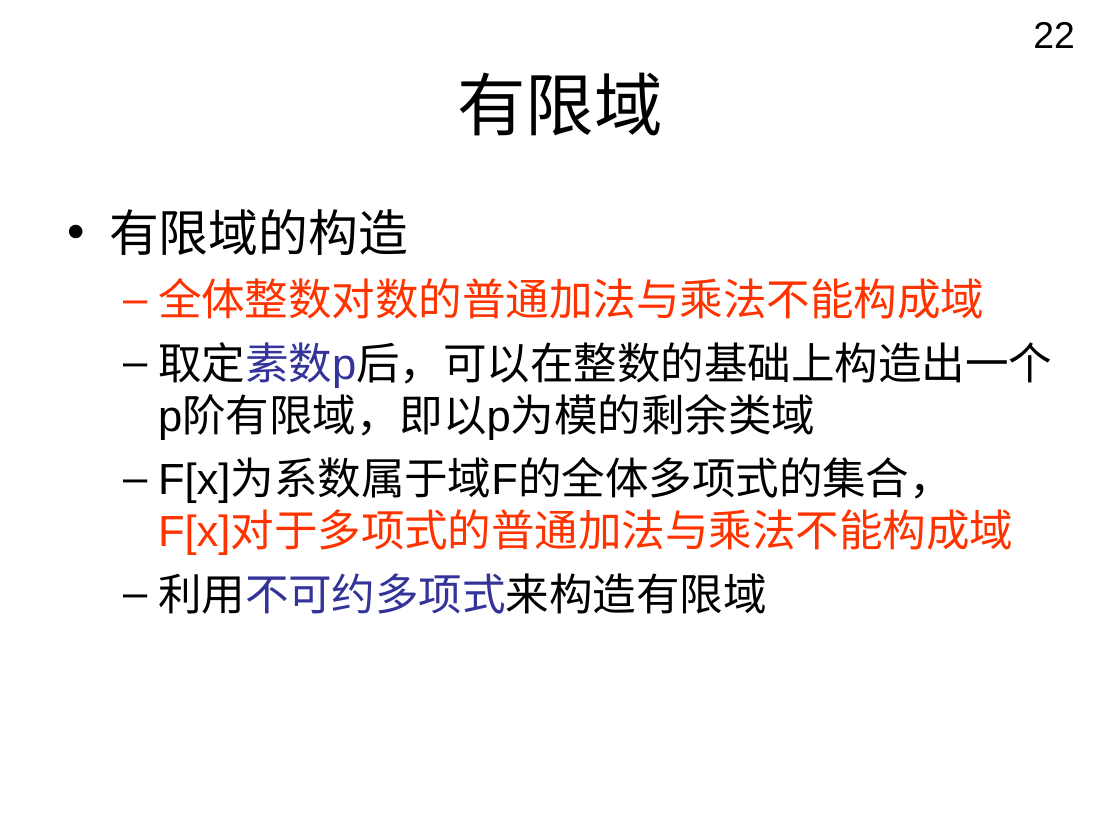
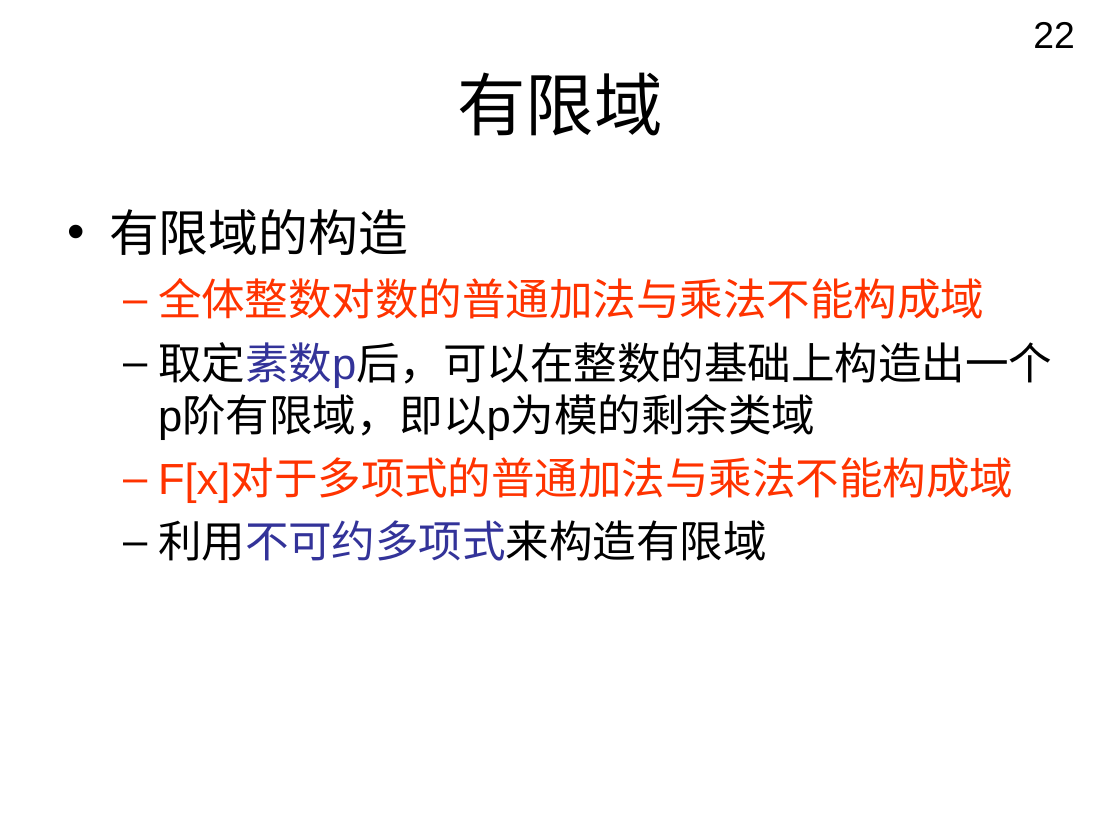
Before and after one commit to chchgb/pairwisetestingservice, a slide deck: slide 22 of Report/A0617343_张坚_PaperReadingReport.ppt. Drawn at 1120x840 pixels with LibreOffice and Linux fonts; fonts in the diff are those of the drawing; background and template pictures are left out. Boxes give left, top, right and bottom in pixels: in the first picture for what was removed or moved away, otherwise in the second. Text is boxed around its words. In the diff, an @@ line names an element or a change of style, - is before the commit and + after.

```diff
--- a/Report/A0617343_张坚_PaperReadingReport.ppt
+++ b/Report/A0617343_张坚_PaperReadingReport.ppt
@@ text at [158, 459, 1013, 503]: text changed @@
-  – F[x]为系数属于域F的全体多项式的集合，
-    F[x]对于多项式的普通加法与乘法不能构成域
+  – F[x]对于多项式的普通加法与乘法不能构成域
```
Also in this commit, not shown: 11 other slides changed, 1 other file.
